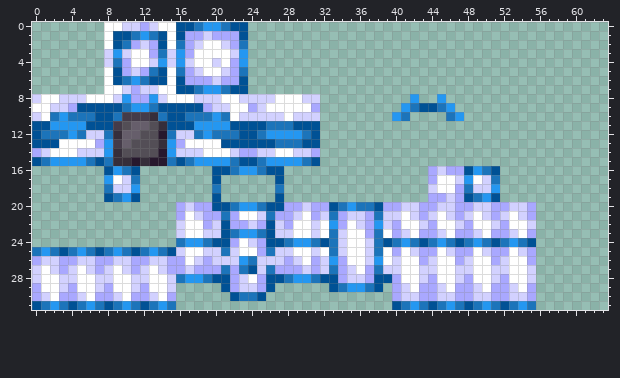
Pixel-art sprite -- src/main/resources/assets/pokecube_legends/textures/models/armor/ultraspace_suit_layer_1.png. This is how it looked before the edit.
The file is 64x32 pixels. Pixels under 10% opacity are left out.
Now the later version:
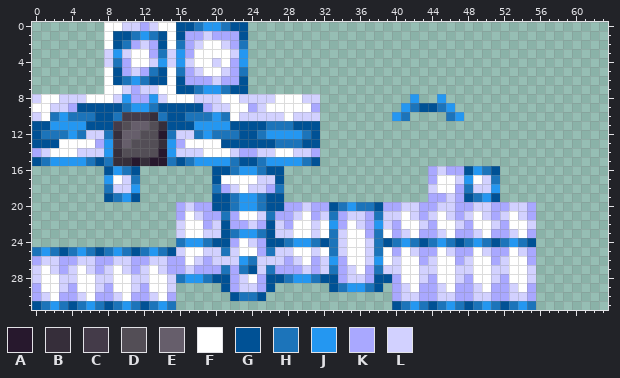
Palette (. is transparent): A #27182d  B #362e3a  C #443b49  D #534e56  E #665e6b  F #ffffff  G #005195  H #1c74ba  J #2497f1  K #a9a8ff  L #d2d1ff
Difference:
y 17: x 21..26 ...... -> FFFFLL
y 18: x 21..26 ...... -> KLFLLK
y 19: x 21..26 ...... -> GHJJHG
